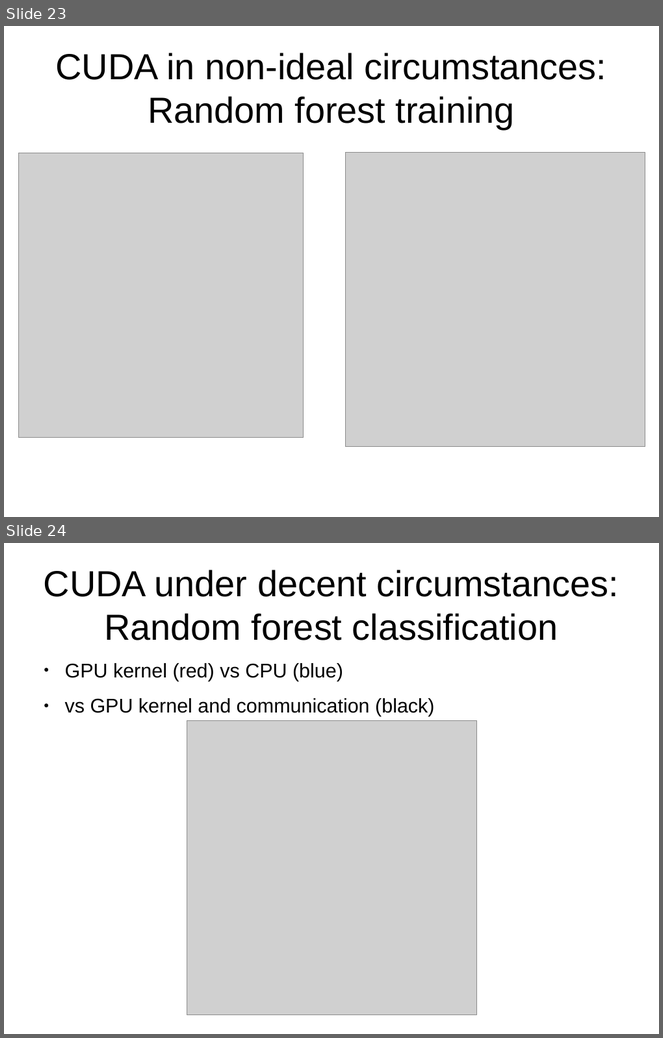
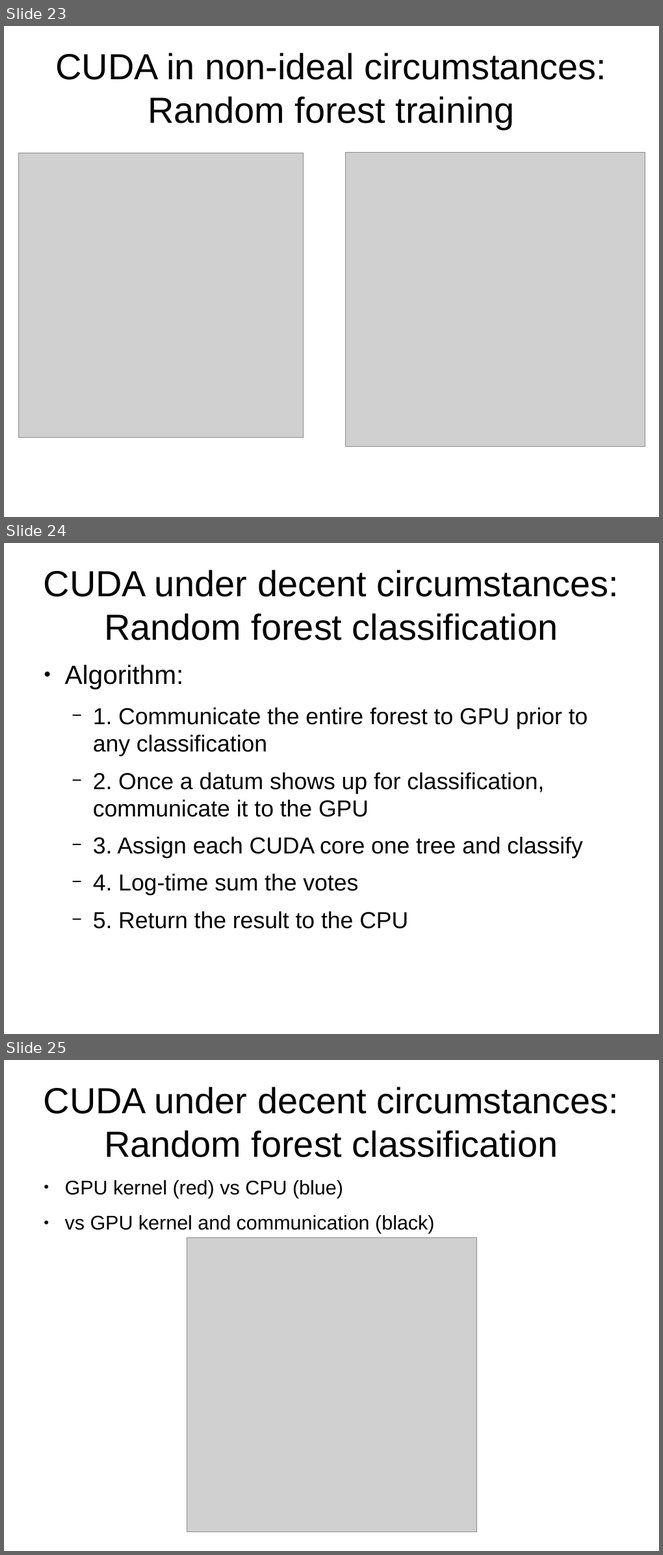
Before and after one commit to wdurnoUBC/parrallelProgramming, a slide deck: porfolioOverview.odp. Shown one above the other, each under a label of ours: slides 23 and 24 before the commit, slides 23, 24 and 25 after it. The pictures are 663x1038 and 663x1555 pixels, drawn with LibreOffice and Linux fonts; fonts in the diff are those of the drawing; grey boxes stand for pictures. Boxes give left, top, right and bottom in pixels: in the first picture for what was removed or moved away, otherwise in the second. Text is boxed around its words. In the diff, an @@ line names an element or a change of style, - is before the commit and + after.

Commit message:
CUDA vs MPI demonstration complete

```diff
--- a/porfolioOverview.odp
+++ b/porfolioOverview.odp
@@ slide 24 added at (4, 543, 659, 1034), background #FFFFFF @@
@@ title added at (44, 570, 618, 641), 44 pt, text #000000 @@
+CUDA under decent circumstances:
+Random forest classification
@@ text added at (65, 665, 588, 929), 28 pt, text #000000 @@
+● Algorithm:
+  − 1. Communicate the entire forest to GPU prior to any classification
+  − 2. Once a datum shows up for classification, communicate it to the GPU
+  − 3. Assign each CUDA core one tree and classify
+  − 4. Log-time sum the votes
+  − 5. Return the result to the CPU
@@ what was slide 24 is now slide 25 @@
```
Also in this commit, not shown: 1 slide changed, 22 other files.
